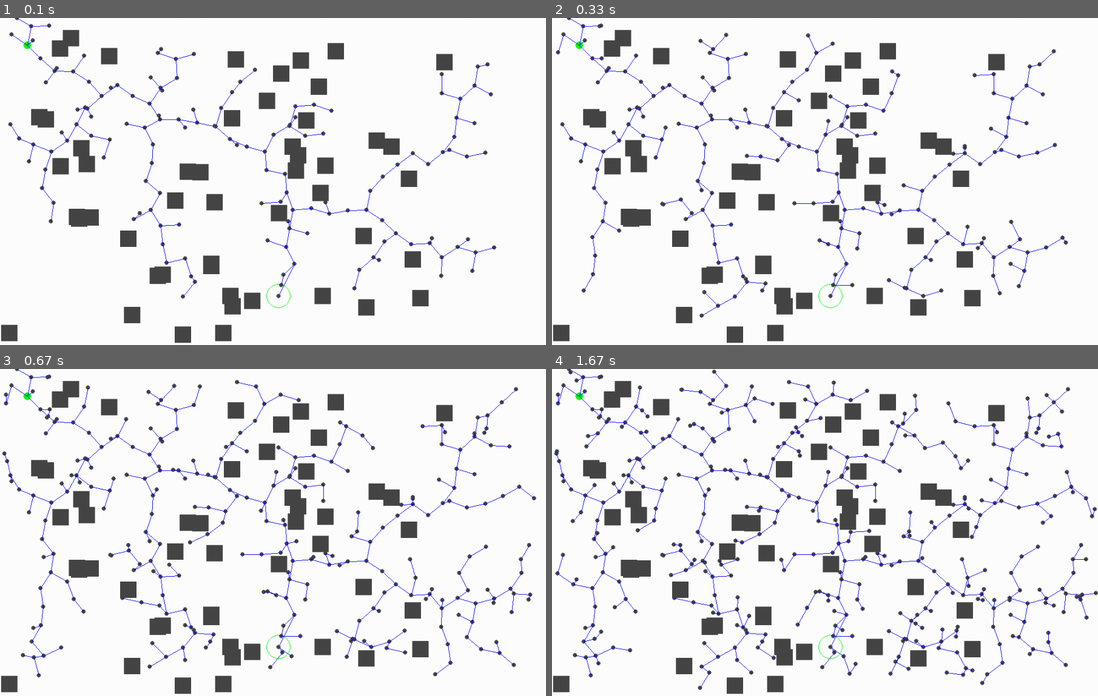
Above: before the commit, frames 1-4 (two rows, left to right).
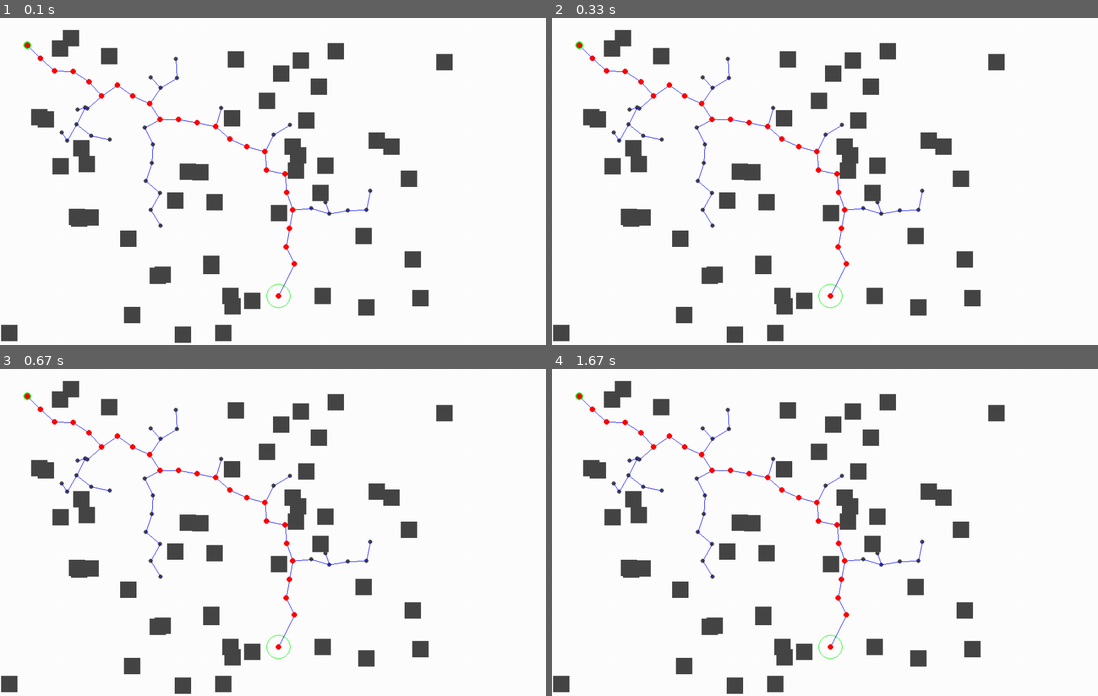
Above: after the commit, the same moments.

Repository: Alxkory/PMD_Project_group2
Game: pygame game, started from task/RRT.py
Same seed, same stepped clock (60 frames per second), same inputs: the game is played once before the commit and once after it.
Inputs:
- Up to frame 1 (0.1 s): no input
- Up to frame 2 (0.33 s): no input
- Up to frame 3 (0.67 s): no input
- Up to frame 4 (1.67 s): no input

The runs differ from the first frame. In frame 1, 1.8% of the frame differs, in the area x 1-91%, y 0-86%; in frame 2, 2.7%; in frame 3, 3.9%; in frame 4, 5.5%, in the area x 0-100%, y 0-99%.

Commit message:
Tutorial helemaal doorlopen (4 videos). Het algoritme werkt.

Diff:
--- a/task/RRT.py
+++ b/task/RRT.py
@@ -10,6 +10,7 @@
     obsdim = 30
     obsnum = 50
     iteration = 0
+    t1 = 0 # timestamp
 
     pygame.init()
     map = RRTMap(start, goal, dimensions, obsdim, obsnum)
@@ -18,23 +19,35 @@
     obstacles = graph.makeobs()
     map.drawMap(obstacles)
 
-    while (iteration<500):
+    while (not graph.path_to_goal()):
         if iteration % 10 == 0:
-            X, Y, Parent =graph.bias(goal)
-            pygame.draw.circle(map.map, map.grey, (X[-1],Y[-1]), map.nodeRad+2, 0)
-            pygame.draw.line(map.map, map.Blue, (X[-1], Y[-1]), (X[Parent[-1]], Y[Parent[-1]]),map.edgeThickness)
+            X, Y, Parent = graph.bias(goal)
+            pygame.draw.circle(map.map, map.grey,
+                               (X[-1], Y[-1]), map.nodeRad+2, 0)
+            pygame.draw.line(
+                map.map, map.Blue, (X[-1], Y[-1]), (X[Parent[-1]], Y[Parent[-1]]), map.edgeThickness)
         else:
-            X, Y, Parent =graph.expand()
-            pygame.draw.circle(map.map, map.grey, (X[-1],Y[-1]), map.nodeRad+2, 0)
-            pygame.draw.line(map.map, map.Blue, (X[-1], Y[-1]), (X[Parent[-1]], Y[Parent[-1]]),map.edgeThickness)
+            X, Y, Parent = graph.expand()
+            pygame.draw.circle(map.map, map.grey,
+                               (X[-1], Y[-1]), map.nodeRad+2, 0)
+            pygame.draw.line(
+                map.map, map.Blue, (X[-1], Y[-1]), (X[Parent[-1]], Y[Parent[-1]]), map.edgeThickness)
         if iteration % 5 == 0:
             pygame.display.update()
         iteration += 1
-
+    map.drawPath(graph.getPathCoords())
     pygame.display.update()
     pygame.event.clear()
     pygame.event.wait(0)
 
 
 if __name__ == '__main__':
-    main()
+    # sometimes the RRT algorithm raises an error.
+    # This exception handling makes the algoritm try again (until the error doesn't uccur)
+    result=False
+    while not result:
+        try:
+            main()
+            result=True
+        except:
+            result=False
--- a/task/RRTbasePy.py
+++ b/task/RRTbasePy.py
@@ -31,13 +31,16 @@
         self.Red = (255, 0, 0)
         self.white = (255, 255, 255)
 
-    def drawMap(self,obstacles):
-        pygame.draw.circle(self.map, self.Green, self.start, self.nodeRad + 5, 0)
-        pygame.draw.circle(self.map, self.Green, self.goal, self.nodeRad + 20, 1)
+    def drawMap(self, obstacles):
+        pygame.draw.circle(self.map, self.Green,
+                           self.start, self.nodeRad + 5, 0)
+        pygame.draw.circle(self.map, self.Green,
+                           self.goal, self.nodeRad + 20, 1)
         self.drawObs(obstacles)
 
-    def drawPath(self):
-        pass
+    def drawPath(self, path):
+        for node in path:
+            pygame.draw.circle(self.map, self.Red, node, self.nodeRad+3, 0)
 
     def drawObs(self, obstacles):
         obstaclesList = obstacles.copy()
@@ -72,13 +75,11 @@
         self.goalstate = None
         self.path = []
 
-
     def makeRandomRect(self):
         uppercornerx = int(random.uniform(0, self.mapw - self.obsDim))
         uppercornery = int(random.uniform(0, self.maph - self.obsDim))
 
         return (uppercornerx, uppercornery)
-
 
     def makeobs(self):
         obs = []
@@ -97,28 +98,22 @@
         self.obstacles = obs.copy()
         return obs
 
-
     def add_node(self, n, x, y):
         self.x.insert(n, x)
         self.y.append(y)
 
-
-    def remove_node(self,n):
+    def remove_node(self, n):
         self.x.pop(n)
         self.y.pop(n)
 
-
     def add_edge(self, parent, child):
         self.parent.insert(child, parent)
 
-
     def remove_edge(self, n):
         self.parent.pop(n)
 
-
     def number_of_nodes(self):
         return len(self.x)
-
 
     def distance(self, n1, n2):
         (x1, y1) = (self.x[n1], self.y[n1])
@@ -127,22 +122,19 @@
         py = (float(y1) - float(y2)) ** 2
         return (px + py) ** (0.5)
 
-
     def sample_envir(self):
         x = int(random.uniform(0, self.mapw))
         y = int(random.uniform(0, self.maph))
-        return x,y
-
-
-    def nearest(self,n): #finds nearest node
-        dmin=self.distance(0,n)
-        nnear=0 # this will hold the ID of the closest node we found so far
-        for i in range(0,n):
-            if self.distance(i,n)<dmin:
-                dmin=self.distance(i,n)
-                nnear=i
+        return x, y
+
+    def nearest(self, n):  # finds nearest node
+        dmin = self.distance(0, n)
+        nnear = 0  # this will hold the ID of the closest node we found so far
+        for i in range(0, n):
+            if self.distance(i, n) < dmin:
+                dmin = self.distance(i, n)
+                nnear = i
         return nnear
-
 
     def isFree(self):
         n = self.number_of_nodes() - 1
@@ -154,7 +146,6 @@
                 self.remove_node(n)
                 return False
         return True
-
 
     def crossObstacle(self, x1, x2, y1, y2):
         obs = self.obstacles.copy()
@@ -168,7 +159,6 @@
                     return True
         return False
 
-
     def connect(self, n1, n2):
         (x1, y1) = (self.x[n1], self.y[n1])
         (x2, y2) = (self.x[n2], self.y[n2])
@@ -179,52 +169,60 @@
             self.add_edge(n1, n2)
             return True
 
-
-    def step(self,nnear,nrand,dmax=35):
-        d=self.distance(nnear,nrand)
-        if d>dmax:
-            u=dmax/d
-            (xnear,ynear)=(self.x[nnear],self.y[nnear])
-            (xrand,yrand)=(self.x[nrand],self.y[nrand])
-            (px,py)=(xrand-xnear,yrand-ynear)
-            theta=math.atan2(py,px)
-            (x,y)=(int(xnear+dmax*math.cos(theta)),
-                   int(ynear+dmax*math.sin(theta)))
+    def step(self, nnear, nrand, dmax=35):
+        d = self.distance(nnear, nrand)
+        if d > dmax:
+            u = dmax/d
+            (xnear, ynear) = (self.x[nnear], self.y[nnear])
+            (xrand, yrand) = (self.x[nrand], self.y[nrand])
+            (px, py) = (xrand-xnear, yrand-ynear)
+            theta = math.atan2(py, px)
+            (x, y) = (int(xnear+dmax*math.cos(theta)),
+                      int(ynear+dmax*math.sin(theta)))
             self.remove_node(nrand)
-            if abs(x-self.goal[0])<dmax and abs(y - self.goal[1])<dmax: #check if the goal has been reached
-                self.add_node(nrand,self.goal[0],self.goal[1])
-                self.goalstate=nrand
-                self.goalFlag=True
+            # check if the goal has been reached
+            if abs(x-self.goal[0]) < dmax and abs(y - self.goal[1]) < dmax:
+                self.add_node(nrand, self.goal[0], self.goal[1])
+                self.goalstate = nrand
+                self.goalFlag = True
             else:
-                self.add_node(nrand,x,y)
-
+                self.add_node(nrand, x, y)
 
     def path_to_goal(self):
-        pass
-
+        if self.goalFlag:
+            self.path = []
+            self.path.append(self.goalstate)
+            newpos = self.parent[self.goalstate]
+            while (newpos != 0):
+                self.path.append(newpos)
+                newpos = self.parent[newpos]
+            self.path.append(0)
+        return self.goalFlag
 
     def getPathCoords(self):
-        pass
-
-
-    def bias(self,ngoal):
-        n=self.number_of_nodes()
-        self.add_node(n,ngoal[0],ngoal[1])
-        nnear=self.nearest(n)
-        self.step(nnear,n)
-        self.connect(nnear,n)
-        return self.x,self.y,self.parent
-
+        pathCoords = []
+        for node in self.path:
+            x, y = (self.x[node], self.y[node])
+            pathCoords.append((x, y))
+        return pathCoords
+
+    def bias(self, ngoal):
+        n = self.number_of_nodes()
+        self.add_node(n, ngoal[0], ngoal[1])
+        nnear = self.nearest(n)
+        self.step(nnear, n)
+        self.connect(nnear, n)
+        return self.x, self.y, self.parent
 
     def expand(self):
-        n=self.number_of_nodes()
-        x,y=self.sample_envir()
-        self.add_node(n,x,y)
+        n = self.number_of_nodes()
+        x, y = self.sample_envir()
+        self.add_node(n, x, y)
         if self.isFree():
-            xnearest=self.nearest(n)
-            self.step(xnearest,n)
-            self.connect(xnearest,n)
-        return self.x,self.y,self.parent
+            xnearest = self.nearest(n)
+            self.step(xnearest, n)
+            self.connect(xnearest, n)
+        return self.x, self.y, self.parent
 
     def cost(self):
         pass
